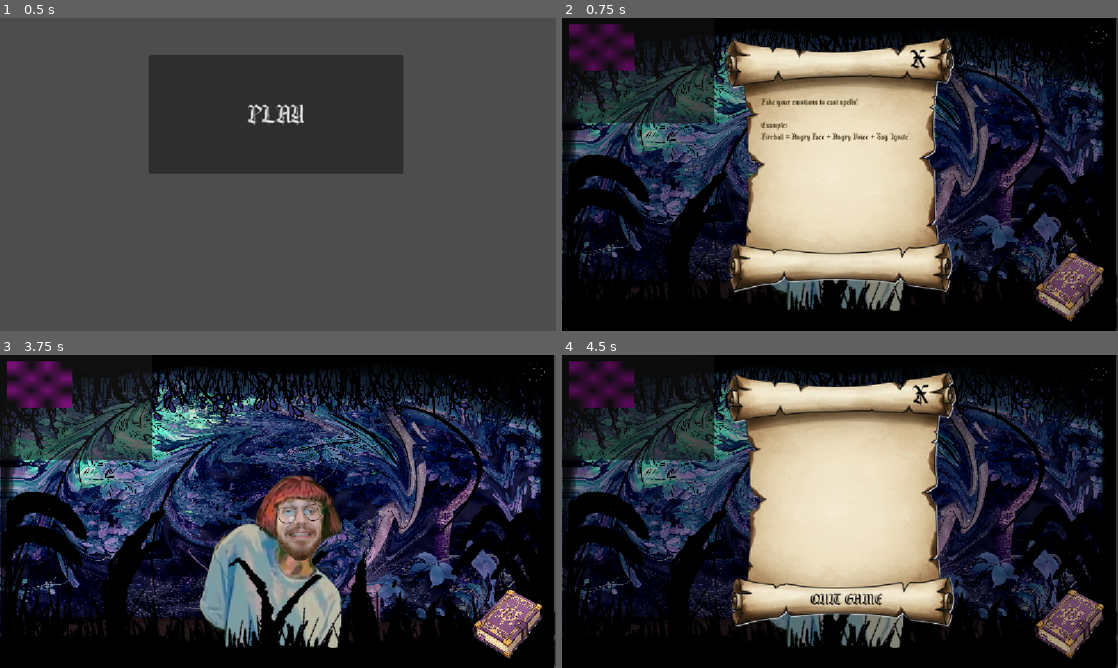
Above: before the commit, frames 1-4 (two rows, left to right).
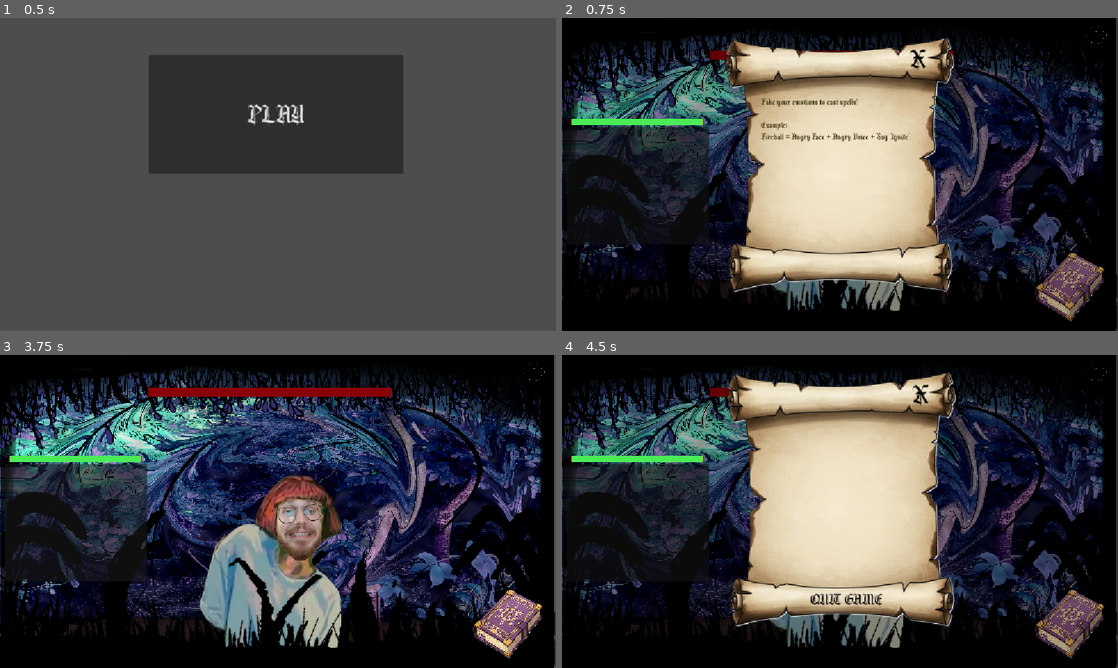
Above: after the commit, the same moments.

Repository: kkentia/Multimodal-Emotion-Recognition
Game: Godot game, scene res://Scences/StartScreen.tscn
Two runs of this game, one before a commit and one after it. Both use one fixed random seed, a clock stepped at 60 frames per second and the inputs below.
Inputs (mouse positions are in pixels of both pictures, inside the frame that each line leads up to):
- Up to frame 1 (0.5 s): no input
- Up to frame 2 (0.75 s): click "PLAY" at 0.5 s
- Up to frame 3 (3.75 s): click (505, 624) at 1.25 s; click (505, 624) at 2 s; click (505, 624) at 2.75 s; click "X" at 3.5 s
- Up to frame 4 (4.5 s): click (1095, 370) at 4.25 s

Frame 1 is identical in both runs. In frame 2, 9.6% of the frame differs, in the area x 0-71%, y 2-73%; in frame 3, 11%; in frame 4, 9.6%.

Commit message:
added life system, did not test it yet

Diff:
--- a/fake-it-till'-you-make-it/Scences/Enemy.tscn
+++ b/fake-it-till'-you-make-it/Scences/Enemy.tscn
@@ -3,10 +3,32 @@
 [ext_resource type="Script" uid="uid://csh30kvvpcr20" path="res://Scripts/enemy_area.gd" id="1_fne5p"]
 [ext_resource type="Texture2D" uid="uid://cbwon8y502mwu" path="res://Assets/Sprites/enemy1.png" id="1_jj4wt"]
 
+[sub_resource type="GDScript" id="GDScript_fne5p"]
+script/source = "extends Node2D
+
+
+# Called when the node enters the scene tree for the first time.
+func _ready() -> void:
+	pass # Replace with function body.
+
+
+# Called every frame. 'delta' is the elapsed time since the previous frame.
+func _process(delta: float) -> void:
+	pass
+"
+
 [sub_resource type="RectangleShape2D" id="RectangleShape2D_fne5p"]
 size = Vector2(750, 913.5)
 
+[sub_resource type="StyleBoxLine" id="StyleBoxLine_fne5p"]
+color = Color(3.802, 0, 0, 0.318)
+thickness = 50
+
+[sub_resource type="StyleBoxFlat" id="StyleBoxFlat_4ap5x"]
+bg_color = Color(0.5372549, 0, 0.03529412, 1)
+
 [node name="Enemy" type="Node2D" unique_id=450527774]
+script = SubResource("GDScript_fne5p")
 
 [node name="enemy_area" type="Area2D" parent="." unique_id=1291536171]
 script = ExtResource("1_fne5p")
@@ -17,3 +39,15 @@
 
 [node name="enemy_sprite" type="Sprite2D" parent="enemy_area" unique_id=956897314]
 texture = ExtResource("1_jj4wt")
+
+[node name="EnemyHealthBar" type="ProgressBar" parent="." unique_id=1738163730]
+offset_left = -646.0
+offset_top = -919.0
+offset_right = 649.0
+offset_bottom = -869.0
+theme_override_styles/background = SubResource("StyleBoxLine_fne5p")
+theme_override_styles/fill = SubResource("StyleBoxFlat_4ap5x")
+max_value = 5.0
+step = 0.1
+value = 5.0
+show_percentage = false
--- a/fake-it-till'-you-make-it/Scences/ui.tscn
+++ b/fake-it-till'-you-make-it/Scences/ui.tscn
@@ -10,19 +10,33 @@
 
 [sub_resource type="CameraTexture" id="CameraTexture_1dgwv"]
 
+[sub_resource type="StyleBoxLine" id="StyleBoxLine_varqg"]
+color = Color(0.89411765, 0, 0, 1)
+thickness = 13
+
+[sub_resource type="StyleBoxFlat" id="StyleBoxFlat_xfvjy"]
+bg_color = Color(0.2901961, 0.9254902, 0.3372549, 1)
+
 [node name="UI" type="CanvasLayer" unique_id=1263911513]
 script = ExtResource("1_varqg")
 
 [node name="WebcamFeed" type="TextureRect" parent="." unique_id=917062065]
+layout_direction = 4
 offset_left = 14.0
 offset_top = 13.0
-offset_right = 149.0
-offset_bottom = 109.0
+offset_right = 303.0
+offset_bottom = 207.0
+size_flags_horizontal = 3
+size_flags_vertical = 3
 texture = SubResource("CameraTexture_1dgwv")
+expand_mode = 1
+stretch_mode = 5
 
 [node name="DataHUD" type="Panel" parent="." unique_id=2008427267]
-offset_right = 315.0
-offset_bottom = 218.0
+offset_left = 10.0
+offset_top = 225.0
+offset_right = 304.0
+offset_bottom = 469.0
 mouse_filter = 2
 
 [node name="VBoxContainer" type="VBoxContainer" parent="DataHUD" unique_id=820276242]
@@ -78,6 +92,7 @@
 text = "See Instructions"
 
 [node name="tutorial" type="ColorRect" parent="." unique_id=112637210]
+visible = false
 offset_left = -21.0
 offset_top = -8.0
 offset_right = 1181.0
@@ -166,6 +181,17 @@
 theme_override_font_sizes/font_size = 30
 text = "QUIT GAME"
 flat = true
+
+[node name="PlayerHealthBar" type="ProgressBar" parent="." unique_id=120560318]
+offset_left = 20.0
+offset_top = 209.0
+offset_right = 293.0
+offset_bottom = 222.0
+theme_override_styles/background = SubResource("StyleBoxLine_varqg")
+theme_override_styles/fill = SubResource("StyleBoxFlat_xfvjy")
+step = 0.1
+value = 100.0
+show_percentage = false
 
 [connection signal="pressed" from="SpellbookBtn" to="." method="_on_spellbook_btn_pressed"]
 [connection signal="toggled" from="SpellbookBtn" to="." method="_on_spellbook_btn_toggled"]
--- a/fake-it-till'-you-make-it/Scripts/enemy_area.gd
+++ b/fake-it-till'-you-make-it/Scripts/enemy_area.gd
@@ -1,12 +1,27 @@
 extends Area2D
 
-var health: int=5
+var max_health: int=5
+var current_health: int = 5
+
+@onready var health_bar = $"../EnemyHealthBar"
+
+func _ready():
+	health_bar.max_value =max_health
+	health_bar.value = current_health
 
 func take_dmg():
-	health -=1
+	current_health -= 1
+	health_bar.value = current_health
+
 	#add effects or sounds later here
-	if health <= 0:
+	$Sprite2D.modulate =Color(1,0,0)
+	await get_tree().create_timer(0.2).timeout
+	$Sprite2D.modulate=Color(1,1,1) #normal color
+
+	if current_health <= 0:
 		die()
+
+
 
 func die():
 	print("Enemy Defeated")
--- a/fake-it-till'-you-make-it/Scripts/main_lvl.gd
+++ b/fake-it-till'-you-make-it/Scripts/main_lvl.gd
@@ -5,8 +5,14 @@
 @onready var ui = $UI
 @onready var enemy = $Enemy
 
+
+
+#player stats:
+var player_max_health : int = 100
+var player_current_health: int = 100
+
 func _ready() -> void:
-	pass
+	ui.update_player_health(player_current_health)
 
 func process_ai_input(spoken_word: String, fer_emotion: String, fer_prob: float, ser_emotion: String, ser_prob: float):
 	# send data to the UI scene so it can display the txt
@@ -24,8 +30,18 @@
 		cast_spell("Fireball")
 	elif spoken_word == "baffle" and fer_emotion == "Happy" and ser_emotion == "Angry":
 		cast_spell("Confusion")
+	elif spoken_word == "restore" and fer_emotion == "Happy" and ser_emotion == "Happy":
+		cast_spell("Healing")
 
 func cast_spell(spell_name: String):
 	print("Successfully cast: ", spell_name)
-	if is_instance_valid(enemy):
-		enemy.take_dmg()
+
+	if spell_name == "Fireball":
+		if is_instance_valid(enemy):
+			enemy.take_dmg()
+
+	elif spell_name=="Healing":
+		player_current_health+=20
+		if player_current_health > player_max_health:
+			player_current_health=player_current_health
+		ui.update_player_health(player_current_health)
--- a/fake-it-till'-you-make-it/Scripts/ui.gd
+++ b/fake-it-till'-you-make-it/Scripts/ui.gd
@@ -7,8 +7,10 @@
 @onready var opened_book = $OpenedBook
 @onready var settings = $Settings/settings
 @onready var tutorial = $tutorial
+@onready var player_health_bar =$PlayerHealthBar
 
 # UDP listeners
+# := sets the variable type to whatever is on the other side of the equal sign
 var udp_data := PacketPeerUDP.new()
 var udp_video := PacketPeerUDP.new()
 
@@ -20,8 +22,13 @@
 
 
 	#listen to python script server (resnet_UI_godot_bridge.py)
-	udp_data.bind(4242)
-	udp_video.bind(4243)
+	var err = udp_video.bind(4242) #video
+	if err == OK:
+		print("🟢 Godot is listening for AI on UDP port 4242...")
+	else:
+		print("🔴 Failed to bind UDP port! Is another app using 4242?")
+
+	udp_video.bind(4243)#audio
 	print("Godot UDP Servers Started...")
 
 func _process(delta: float) -> void:
@@ -65,6 +72,13 @@
 
 
 
+func update_player_health(current_health:int):
+	player_health_bar.value=current_health
+
+
+
+
+
 func _on_spellbook_btn_pressed() -> void:
 	opened_book.visible = not opened_book.visible
 
